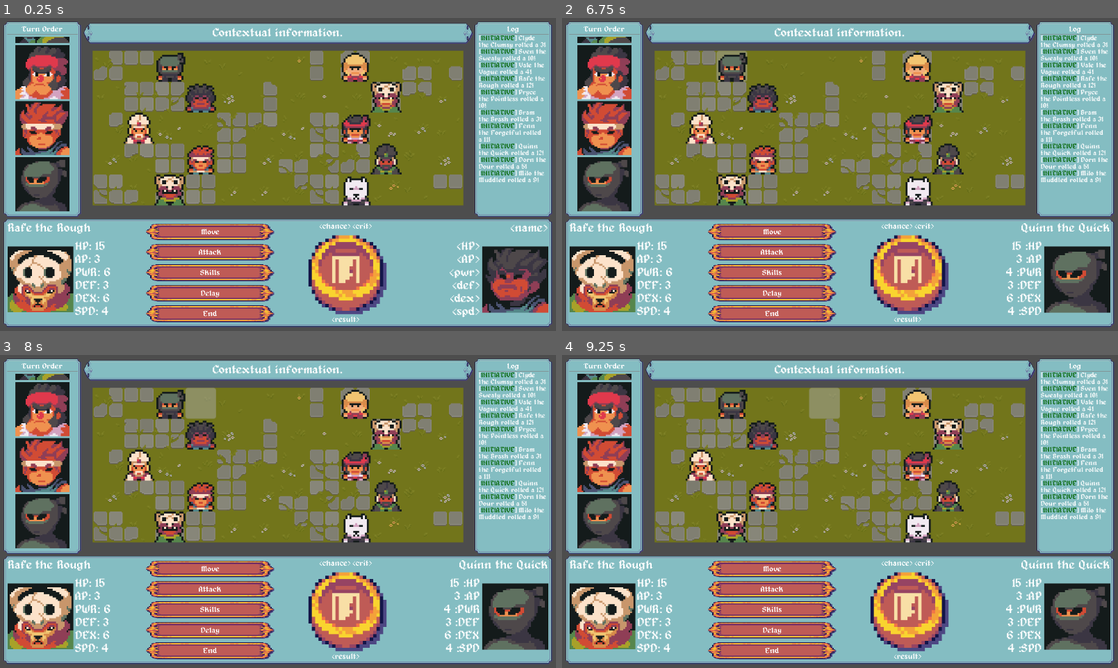
Above: before the commit, frames 1-4 (two rows, left to right).
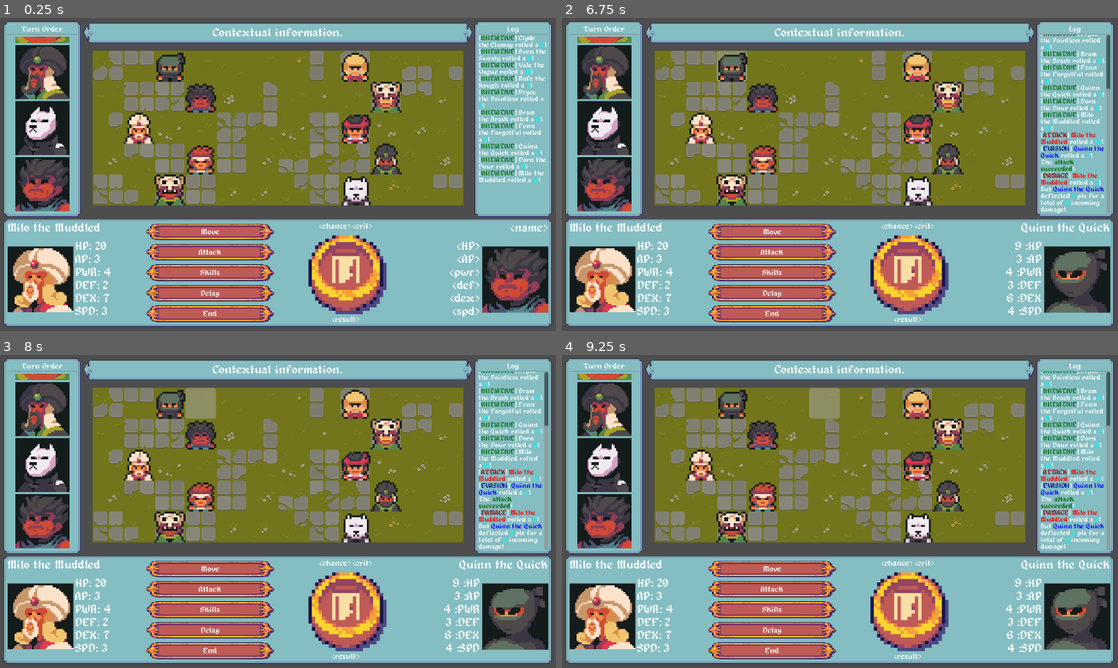
Above: after the commit, the same moments.

Repository: TheOnliestMattastic/Battle-Tactics-Arena
Game: Godot game, scene res://scenes/game.tscn
Two runs of this game, one before a commit and one after it. Both use one fixed random seed, a clock stepped at 60 frames per second and the inputs below.
Inputs (mouse positions are in pixels of both pictures, inside the frame that each line leads up to):
- Up to frame 1 (0.25 s): no input
- Up to frame 2 (6.75 s): click (773, 230) at 0.5 s; click (773, 252) at 1.25 s; click (773, 271) at 2 s; click (773, 293) at 2.75 s; click (773, 315) at 3.5 s; click (906, 271) at 4.25 s; click (667, 64) at 5 s; click (701, 64) at 5.75 s; click (734, 64) at 6.5 s
- Up to frame 3 (8 s): click (200, 401) at 7.25 s
- Up to frame 4 (9.25 s): click (795, 401) at 8 s; click (823, 401) at 8.75 s

The runs differ from the first frame. In frame 1, 6.0% of the frame differs, in the area x 1-99%, y 6-95%; in frame 2, 9.5%, in the area x 1-99%, y 5-95%; in frame 3, 9.5%; in frame 4, 9.5%.

Commit message:
Renamed files and variable to fit new archeticture and developed the foundation for combat system.

Diff:
--- a/resources/brawler_blue.tres
+++ b/resources/brawler_blue.tres
@@ -1,7 +1,7 @@
 [gd_resource type="Resource" script_class="ActorData" format=3 uid="uid://ce5fcrpn2n2dp"]
 
 [ext_resource type="Texture2D" uid="uid://daylhmw7gyq1x" path="res://assets/sprites/chars/brawlerBlue/Faceset.png" id="1_2wcdi"]
-[ext_resource type="Script" uid="uid://h8dpm7kjod7v" path="res://scripts/res/ActorData.gd" id="1_b7uan"]
+[ext_resource type="Script" uid="uid://h8dpm7kjod7v" path="res://scripts/res/res_ActorData.gd" id="1_b7uan"]
 [ext_resource type="Texture2D" uid="uid://dx8g4fidsdy25" path="res://assets/sprites/chars/brawlerBlue/SpriteSheet.png" id="2_bioop"]
 
 [resource]
--- a/resources/brawler_red.tres
+++ b/resources/brawler_red.tres
@@ -1,7 +1,7 @@
 [gd_resource type="Resource" script_class="ActorData" format=3 uid="uid://bku3wcwl3thpp"]
 
 [ext_resource type="Texture2D" uid="uid://frm0ox8svxum" path="res://assets/sprites/chars/brawlerRed/Faceset.png" id="1_76xik"]
-[ext_resource type="Script" uid="uid://h8dpm7kjod7v" path="res://scripts/res/ActorData.gd" id="1_h5ovt"]
+[ext_resource type="Script" uid="uid://h8dpm7kjod7v" path="res://scripts/res/res_ActorData.gd" id="1_h5ovt"]
 [ext_resource type="Texture2D" uid="uid://dgl87xxg0olsn" path="res://assets/sprites/chars/brawlerRed/SpriteSheet.png" id="2_h5ovt"]
 
 [resource]
--- a/resources/fighter_blue.tres
+++ b/resources/fighter_blue.tres
@@ -1,6 +1,6 @@
 [gd_resource type="Resource" script_class="ActorData" format=3 uid="uid://d1g7m63sg7d24"]
 
-[ext_resource type="Script" uid="uid://h8dpm7kjod7v" path="res://scripts/res/ActorData.gd" id="1_2omw7"]
+[ext_resource type="Script" uid="uid://h8dpm7kjod7v" path="res://scripts/res/res_ActorData.gd" id="1_2omw7"]
 [ext_resource type="Texture2D" uid="uid://3x2j26naf6ir" path="res://assets/sprites/chars/fighterBlue/Faceset.png" id="1_4ryjp"]
 [ext_resource type="Texture2D" uid="uid://cdu6ijextkw07" path="res://assets/sprites/chars/fighterBlue/SpriteSheet.png" id="2_2omw7"]
 
--- a/resources/fighter_red.tres
+++ b/resources/fighter_red.tres
@@ -1,6 +1,6 @@
 [gd_resource type="Resource" script_class="ActorData" format=3 uid="uid://u0nuwsc4a5o"]
 
-[ext_resource type="Script" uid="uid://h8dpm7kjod7v" path="res://scripts/res/ActorData.gd" id="1_c4ud8"]
+[ext_resource type="Script" uid="uid://h8dpm7kjod7v" path="res://scripts/res/res_ActorData.gd" id="1_c4ud8"]
 [ext_resource type="Texture2D" uid="uid://dtnjsbdix0ke7" path="res://assets/sprites/chars/fighterRed/Faceset.png" id="1_dqiy0"]
 [ext_resource type="Texture2D" uid="uid://csvwpuf36af6d" path="res://assets/sprites/chars/fighterRed/SpriteSheet.png" id="2_c4ud8"]
 
--- a/resources/ninja_black.tres
+++ b/resources/ninja_black.tres
@@ -1,7 +1,7 @@
 [gd_resource type="Resource" script_class="ActorData" format=3 uid="uid://npyyjre4kfre"]
 
 [ext_resource type="Texture2D" uid="uid://xvaredhneb8w" path="res://assets/sprites/chars/ninjaBlack/Faceset.png" id="1_7uc5x"]
-[ext_resource type="Script" uid="uid://h8dpm7kjod7v" path="res://scripts/res/ActorData.gd" id="1_vutug"]
+[ext_resource type="Script" uid="uid://h8dpm7kjod7v" path="res://scripts/res/res_ActorData.gd" id="1_vutug"]
 [ext_resource type="Texture2D" uid="uid://bcg4yihq0mvi5" path="res://assets/sprites/chars/ninjaBlack/SpriteSheet.png" id="2_iaeln"]
 
 [resource]
--- a/resources/scout_masked.tres
+++ b/resources/scout_masked.tres
@@ -1,7 +1,7 @@
 [gd_resource type="Resource" script_class="ActorData" format=3 uid="uid://cvmd5eo1uvxvj"]
 
 [ext_resource type="Texture2D" uid="uid://mt377b5uvu21" path="res://assets/sprites/chars/scoutMasked/Faceset.png" id="1_4bhcl"]
-[ext_resource type="Script" uid="uid://h8dpm7kjod7v" path="res://scripts/res/ActorData.gd" id="1_yjfyb"]
+[ext_resource type="Script" uid="uid://h8dpm7kjod7v" path="res://scripts/res/res_ActorData.gd" id="1_yjfyb"]
 [ext_resource type="Texture2D" uid="uid://g4lw5e1r3qdn" path="res://assets/sprites/chars/scoutMasked/SpriteSheet.png" id="2_drks0"]
 
 [resource]
--- a/resources/shaman.tres
+++ b/resources/shaman.tres
@@ -1,7 +1,7 @@
 [gd_resource type="Resource" script_class="ActorData" format=3 uid="uid://6vlqkldwdxmc"]
 
 [ext_resource type="Texture2D" uid="uid://dq5c1q1gq41pf" path="res://assets/sprites/chars/shaman/Faceset.png" id="1_8tbdx"]
-[ext_resource type="Script" uid="uid://h8dpm7kjod7v" path="res://scripts/res/ActorData.gd" id="1_gynw0"]
+[ext_resource type="Script" uid="uid://h8dpm7kjod7v" path="res://scripts/res/res_ActorData.gd" id="1_gynw0"]
 [ext_resource type="Texture2D" uid="uid://usmw88akve3x" path="res://assets/sprites/chars/shaman/SpriteSheet.png" id="2_rd4cf"]
 
 [resource]
--- a/resources/shaman_lion.tres
+++ b/resources/shaman_lion.tres
@@ -1,6 +1,6 @@
 [gd_resource type="Resource" script_class="ActorData" format=3 uid="uid://58ok6iwyf4un"]
 
-[ext_resource type="Script" uid="uid://h8dpm7kjod7v" path="res://scripts/res/ActorData.gd" id="1_a2wy4"]
+[ext_resource type="Script" uid="uid://h8dpm7kjod7v" path="res://scripts/res/res_ActorData.gd" id="1_a2wy4"]
 [ext_resource type="Texture2D" uid="uid://dwa81bksgrxcp" path="res://assets/sprites/chars/shaLion/Faceset.png" id="1_hp2y3"]
 [ext_resource type="Texture2D" uid="uid://4rtp1ak25dy0" path="res://assets/sprites/chars/shaLion/SpriteSheet.png" id="2_a2wy4"]
 
--- a/resources/sultan_black.tres
+++ b/resources/sultan_black.tres
@@ -1,7 +1,7 @@
 [gd_resource type="Resource" script_class="ActorData" format=3 uid="uid://c3vls8acqcun3"]
 
 [ext_resource type="Texture2D" uid="uid://7gxcqolshg2u" path="res://assets/sprites/chars/sultanBlack/Faceset.png" id="1_26fel"]
-[ext_resource type="Script" uid="uid://h8dpm7kjod7v" path="res://scripts/res/ActorData.gd" id="1_jmjoq"]
+[ext_resource type="Script" uid="uid://h8dpm7kjod7v" path="res://scripts/res/res_ActorData.gd" id="1_jmjoq"]
 [ext_resource type="Texture2D" uid="uid://csgnw0rr1yas1" path="res://assets/sprites/chars/sultanBlack/SpriteSheet.png" id="2_jmjoq"]
 
 [resource]
--- a/resources/sultan_white.tres
+++ b/resources/sultan_white.tres
@@ -1,6 +1,6 @@
 [gd_resource type="Resource" script_class="ActorData" format=3 uid="uid://bbid3vui80s6q"]
 
-[ext_resource type="Script" uid="uid://h8dpm7kjod7v" path="res://scripts/res/ActorData.gd" id="1_1iiuk"]
+[ext_resource type="Script" uid="uid://h8dpm7kjod7v" path="res://scripts/res/res_ActorData.gd" id="1_1iiuk"]
 [ext_resource type="Texture2D" uid="uid://dw0v1hkhafqdh" path="res://assets/sprites/chars/sultanWhite/Faceset.png" id="1_7eo6l"]
 [ext_resource type="Texture2D" uid="uid://c3lnndut0gnlj" path="res://assets/sprites/chars/sultanWhite/SpriteSheet.png" id="2_yudxj"]
 
--- a/scenes/actor.tscn
+++ b/scenes/actor.tscn
@@ -1,8 +1,8 @@
 [gd_scene format=3 uid="uid://djhx7tehfjcsx"]
 
-[ext_resource type="Script" uid="uid://dmsibkxw0osh4" path="res://scripts/scenes/Actor.gd" id="1_0qi0m"]
+[ext_resource type="Script" uid="uid://dmsibkxw0osh4" path="res://scripts/entities/ent_Actor.gd" id="1_0qi0m"]
 [ext_resource type="Texture2D" uid="uid://dx8g4fidsdy25" path="res://assets/sprites/chars/brawlerBlue/SpriteSheet.png" id="2_35erh"]
-[ext_resource type="Script" uid="uid://cuim36c3j6xxr" path="res://scripts/components/input_component.gd" id="5_0jvkp"]
+[ext_resource type="Script" uid="uid://cuim36c3j6xxr" path="res://scripts/components/cmp_input.gd" id="5_0jvkp"]
 
 [sub_resource type="RectangleShape2D" id="RectangleShape2D_yvbpl"]
 size = Vector2(14, 14)
--- a/scenes/cell.tscn
+++ b/scenes/cell.tscn
@@ -1,6 +1,6 @@
 [gd_scene format=3 uid="uid://oc0dkklawq5y"]
 
-[ext_resource type="Script" uid="uid://s0ysvdhigwbf" path="res://scripts/scenes/Cell.gd" id="1_152gs"]
+[ext_resource type="Script" uid="uid://s0ysvdhigwbf" path="res://scripts/entities/ent_Cell.gd" id="1_152gs"]
 [ext_resource type="Texture2D" uid="uid://bt77eidvhb0ii" path="res://assets/sprites/tilesets/TS_grassBrick-32x32.png" id="2_0s7o3"]
 
 [sub_resource type="StyleBoxEmpty" id="StyleBoxEmpty_152gs"]
--- a/scenes/game.tscn
+++ b/scenes/game.tscn
@@ -1,12 +1,11 @@
 [gd_scene format=3 uid="uid://caq5ijr5geoe7"]
 
-[ext_resource type="Script" uid="uid://djl6x2uatqc3m" path="res://scripts/sys/GameMaster.gd" id="1_kvpfn"]
-[ext_resource type="Script" uid="uid://kw6ykvqc8uep" path="res://scripts/sys/CombatSystem.gd" id="2_pl11u"]
-[ext_resource type="Script" uid="uid://d0jh2l0cccxn5" path="res://scripts/sys/RenderSystem.gd" id="3_bt5mj"]
+[ext_resource type="Script" uid="uid://djl6x2uatqc3m" path="res://scripts/sys/sys_GameMaster.gd" id="1_kvpfn"]
+[ext_resource type="Script" uid="uid://d0jh2l0cccxn5" path="res://scripts/sys/sys_DisplayManager.gd" id="2_e1j6l"]
 [ext_resource type="Texture2D" uid="uid://d04wyb7jkprij" path="res://assets/sprites/ui/header2.png" id="3_lnu2h"]
 [ext_resource type="Texture2D" uid="uid://nopuwc8dbyvd" path="res://assets/sprites/ui/panel4.png" id="4_lbhrr"]
 [ext_resource type="FontFile" uid="uid://dbo5gvh0p6oil" path="res://assets/alagard.ttf" id="4_p57ef"]
-[ext_resource type="Script" uid="uid://p6423cwds4dw" path="res://scripts/utils/scrollbox.gd" id="5_gee14"]
+[ext_resource type="Script" uid="uid://p6423cwds4dw" path="res://scripts/utils/utl_scrollbox.gd" id="5_gee14"]
 [ext_resource type="PackedScene" uid="uid://sv3c1o1hl810" path="res://scenes/portrait.tscn" id="7_pl11u"]
 [ext_resource type="Texture2D" uid="uid://bxgnpb8oxqmdb" path="res://assets/sprites/ui/buttonexit.png" id="8_0tnpc"]
 [ext_resource type="Texture2D" uid="uid://be0tq4i3oce1p" path="res://assets/sprites/ui/buttondragon1.png" id="8_vtaks"]
@@ -14,9 +13,10 @@
 [ext_resource type="Resource" uid="uid://ce5fcrpn2n2dp" path="res://resources/brawler_blue.tres" id="11_264po"]
 [ext_resource type="PackedScene" uid="uid://djhx7tehfjcsx" path="res://scenes/actor.tscn" id="11_kvpfn"]
 [ext_resource type="Resource" uid="uid://d1g7m63sg7d24" path="res://resources/fighter_blue.tres" id="12_1kice"]
-[ext_resource type="Script" uid="uid://dh1hogrsri5ru" path="res://scripts/sys/Grid.gd" id="12_e1j6l"]
+[ext_resource type="Script" uid="uid://dh1hogrsri5ru" path="res://scripts/entities/ent_Grid.gd" id="12_e1j6l"]
 [ext_resource type="PackedScene" uid="uid://oc0dkklawq5y" path="res://scenes/cell.tscn" id="12_pl11u"]
 [ext_resource type="Resource" uid="uid://npyyjre4kfre" path="res://resources/ninja_black.tres" id="13_5newe"]
+[ext_resource type="Script" uid="uid://kw6ykvqc8uep" path="res://scripts/sys/sys_CombatManager.gd" id="13_pl11u"]
 [ext_resource type="Resource" uid="uid://6vlqkldwdxmc" path="res://resources/shaman.tres" id="14_37s47"]
 [ext_resource type="Resource" uid="uid://bbid3vui80s6q" path="res://resources/sultan_white.tres" id="15_bt5mj"]
 [ext_resource type="Resource" uid="uid://bku3wcwl3thpp" path="res://resources/brawler_red.tres" id="16_e1j6l"]
@@ -95,7 +95,7 @@
 grow_horizontal = 2
 grow_vertical = 2
 mouse_filter = 1
-script = ExtResource("3_bt5mj")
+script = ExtResource("2_e1j6l")
 metadata/_edit_lock_ = true
 
 [node name="HUD" type="MarginContainer" parent="UI" unique_id=1752919572]
@@ -851,7 +851,7 @@
 unique_name_in_owner = true
 z_index = 5
 position = Vector2(-384, -256)
-script = ExtResource("2_pl11u")
+script = ExtResource("13_pl11u")
 
 [node name="Vanguard" type="Node2D" parent="Actors" unique_id=442984596]
 
--- a/scenes/portrait.tscn
+++ b/scenes/portrait.tscn
@@ -1,7 +1,7 @@
 [gd_scene format=3 uid="uid://sv3c1o1hl810"]
 
 [ext_resource type="Texture2D" uid="uid://daylhmw7gyq1x" path="res://assets/sprites/chars/brawlerBlue/Faceset.png" id="1_tlpwk"]
-[ext_resource type="Script" uid="uid://bsd08msxa38kp" path="res://scripts/scenes/Portrait.gd" id="2_et3kn"]
+[ext_resource type="Script" uid="uid://bsd08msxa38kp" path="res://scripts/entities/ent_Portrait.gd" id="2_et3kn"]
 
 [node name="Portrait" type="TextureRect" unique_id=22324220]
 texture = ExtResource("1_tlpwk")
--- a/scripts/sys/CombatSystem.gd
+++ b/scripts/sys/sys_CombatManager.gd
@@ -1,9 +1,9 @@
-class_name CombatSystem
+class_name CombatManager
 extends Node
 
 @onready var grid_map: Grid = %GridMap
 
-func roll_init(queue: Array[Actor]) -> void:
+func roll_for_init(queue: Array[Actor]) -> void:
 	for actor in queue: Manifest.combatants[actor]["init"] = Dice.roll_d10() + actor.data.spd
 	queue.sort_custom(func(a, b): return Manifest.combatants[a]["init"] > Manifest.combatants[b]["init"])
 
@@ -41,11 +41,38 @@
 				if is_friendly == same_alignment: targets.append(target_pos)
 	return targets
 
-func roll_attack(attacker: Actor, defender: Actor) -> Dictionary:
+func roll_for_attack(attacker: Actor, defender: Actor) -> Dictionary:
 	var results: Dictionary
+	var hit_mod = attacker.data.dex
 	var evasion_mod = defender.data.dex + defender.data.spd
-	var hit_result = Dice.roll_dice_plus(2, 6, attacker.data.dex)
-	var evasion_result = Dice.roll_dice_plus(1, 6, evasion_mod)
-	results[attacker] = hit_result
-	results[defender] = evasion_result
+	var hit_roll = Dice.roll_dice_plus(2, 6, hit_mod)
+	var evasion_roll = Dice.roll_dice_plus(1, 6, evasion_mod)
+	results["success"] = hit_roll >= evasion_roll
+	results["attacker"] = attacker
+	results["defender"] = defender
+	results["hit"] = hit_roll
+	results["evasion"] = evasion_roll
 	return results
+
+func roll_for_damage(attacker: Actor, defender: Actor) -> Dictionary:
+	var results: Dictionary
+	var damage_mod = attacker.data.pwr
+	var damage_roll = Dice.roll_dice(damage_mod, 4)
+	var deflected = defender.data.def
+	results["attacker"] = attacker
+	results["defender"] = defender
+	results["raw"] = damage_roll
+	results["deflected"] = deflected
+	results["incoming"] = max(int(damage_roll - deflected), 0)
+	return results
+
+func apply_damage(results: Dictionary) -> void:
+	var damage = results.get("incoming")
+	var defender = results.get("defender")
+	var hp = Manifest.combatants[defender]["HP"]
+	var result = hp - damage
+	if result > 0 : Manifest.combatants[defender]["HP"] = result
+	else: actor_defeated(defender)
+
+func actor_defeated(actor: Actor) -> void:
+	return print("dead")
--- a/scripts/sys/RenderSystem.gd
+++ b/scripts/sys/sys_DisplayManager.gd
@@ -1,5 +1,5 @@
 @tool
-class_name RenderSystem
+class_name DisplayManager
 extends Control
 
 # === Config ===
@@ -10,7 +10,7 @@
 @onready var combat_log: RichTextLabel = %CombatLog
 @onready var game_master: GameMaster = $".."
 @onready var grid_map: Grid = %GridMap
-@onready var combat_system: CombatSystem = %Actors
+@onready var combat_manager: CombatManager = %Actors
 
 # === Display Queue Info ===
 func display_queue(queue: Array[Actor]) -> void:
@@ -68,7 +68,21 @@
 # === Diplay Init Rolls ===
 func log_init() -> void:
 	for combatant in Manifest.combatants:
-		combat_log.append_text("[[color=darkgreen]INITIATIVE[/color]] " + combatant.data.name + " rolled a " + str(Manifest.combatants[combatant]["init"]) + "![br]")
+		combat_log.append_text("[[color=darkgreen]INITIATIVE[/color]] " + combatant.data.name + " rolled a [color=cyan]" + str(Manifest.combatants[combatant]["init"]) + "[/color]![br]")
+
+func log_hit_results(results) -> void:
+	var attacker = results.get("attacker")
+	var defender = results.get("defender")
+	var successful = results.get("success")
+	combat_log.append_text("[[color=darkred]ATTACK[/color]] [color=red]" + attacker.data.name + "[/color] rolled a [color=cyan]" + str(results.get("hit")) + "[/color]![br]")
+	combat_log.append_text("[[color=darkblue]EVASION[/color]] [color=blue]" + defender.data.name + "[/color] rolled a [color=cyan]" + str(results.get("evasion")) + "[/color]![br]")
+	if successful: combat_log.append_text("The [color=darkgreen]attack succeeded[/color]![br]")
+	else: combat_log.append_text("The [color=red]attack failed[/color] to land. [color=blue]" + defender.data.name + "[/color] successfully evaded the attack![br]")
+
+func log_damage_results(results) -> void:
+	var attacker = results.get("attacker")
+	var defender = results.get("defender")
+	combat_log.append_text("[[color=darkred]DAMAGE[/color]] [color=red]" + attacker.data.name + "[/color] rolled a [color=cyan]" + str(results["raw"]) + "[/color]! But [color=blue]" + defender.data.name + "[/color] deflected [color=cyan]" + str(results["deflected"]) + "[/color] pts for a total of [color=cyan]" + str(results["incoming"]) + "[/color] incoming damage![br]")
 
 # === Toggle Move State ===
 func _on_move_button_pressed() -> void:
@@ -79,19 +93,19 @@
 	game_master.toggle_state(GameMaster.State.ATTACK)
 
 # === Calculate range ===
-var in_range = []
-var targets = []
 func highlight_range(actor: Actor, state: GameMaster.State) -> void:
+	var in_range = []
+	var targets = []
 	match state:
 		GameMaster.State.MOVE:
 			in_range.clear()
 			targets.clear()
-			in_range = combat_system.get_cells_in_range(actor)
-			targets = combat_system.get_targets_in_range(actor, 2)
+			in_range = combat_manager.get_cells_in_range(actor)
+			targets = combat_manager.get_targets_in_range(actor, 2)
 			grid_map.highlight_cells(in_range, state)
 			grid_map.highlight_cells(targets, GameMaster.State.ATTACK)
 
 		GameMaster.State.ATTACK:
 			targets.clear()
-			targets = combat_system.get_targets_in_range(actor, 2)
+			targets = combat_manager.get_targets_in_range(actor, 2)
 			grid_map.highlight_cells(targets, state)
--- a/scripts/sys/GameMaster.gd
+++ b/scripts/sys/sys_GameMaster.gd
@@ -15,29 +15,29 @@
 var current_state: State = State.IDLE
 
 # === Systems ===
-@onready var combat_system: CombatSystem = %Actors
-@onready var render_system: RenderSystem = %UI
+@onready var combat_manager: CombatManager = %Actors
+@onready var display_manager: DisplayManager = %UI
 @onready var grid_map: Grid = %GridMap
 
 # === On Startup ===
 func _ready() -> void:
-	var flank = combat_system.get_child(0).get_children()
-	var vanguard = combat_system.get_child(1).get_children()
+	var flank = combat_manager.get_child(0).get_children()
+	var vanguard = combat_manager.get_child(1).get_children()
 	Manifest.queue.append_array(vanguard)
 	Manifest.queue.append_array(flank)
 	Manifest.add_combatants(Manifest.queue)
 
 	for combatant in Manifest.combatants: grid_map.toggle_obstacle(Vector2i(combatant.position) / CELL_SIZE, true)
 
-	combat_system.roll_init(Manifest.queue)
-	render_system.log_init()
-	render_system.display_queue(Manifest.queue)
-	combat_system.initiate_turn(Manifest.queue)
+	combat_manager.roll_for_init(Manifest.queue)
+	display_manager.log_init()
+	display_manager.display_queue(Manifest.queue)
+	combat_manager.initiate_turn(Manifest.queue)
 
 # === Per Frame ===
 func _process(delta: float) -> void:
 	for combatant in Manifest.combatants:
-		if combatant.target: render_system.display_target(combatant)
+		if combatant.target: display_manager.display_target(combatant)
 
 # === When User Selects a Cell ===
 func _on_grid_map_cell_pressed(coords: Vector2i) -> void:
@@ -71,16 +71,17 @@
 		State.ATTACK:
 			var attacker = Manifest.queue[0]
 			var target = Manifest.gridmap.get(coords)
-			if target:
-				var results = combat_system.roll_attack(attacker, target)
-				print(results)
+			if not target: return print("No target...")
 
+			# calculate hit and log
+			var results = combat_manager.roll_for_attack(attacker, target)
+			display_manager.log_hit_results(results)
+			if not results.get("success"): return print("No damage to calculate.")
 
-
-
-			else: print("No target...")
-
-
+			# calculate damage and log
+			var damage = combat_manager.roll_for_damage(attacker, target)
+			display_manager.log_damage_results(damage)
+			combat_manager.apply_damage(damage)
 
 
 		_: print("[I AM ERROR] Unknown state")
@@ -97,7 +98,7 @@
 			grid_map.clear_highlights()
 		State.MOVE:
 			grid_map.clear_highlights()
-			render_system.highlight_range(Manifest.queue[0], current_state)
+			display_manager.highlight_range(Manifest.queue[0], current_state)
 		State.ATTACK:
 			grid_map.clear_highlights()
-			render_system.highlight_range(Manifest.queue[0], current_state)
+			display_manager.highlight_range(Manifest.queue[0], current_state)
--- a/scripts/utils/dice.gd
+++ b/scripts/utils/utl_dice.gd
@@ -1,3 +1,4 @@
+# dice.gd
 extends Node
 
 var rng := RandomNumberGenerator.new()
--- a/scripts/utils/manifest.gd
+++ b/scripts/utils/utl_manifest.gd
@@ -1,3 +1,4 @@
+# manifest.gd
 extends Node
 
 # === Globals ===
Renamed: scripts/components/input_component.gd -> scripts/components/cmp_input.gd
Renamed: scripts/components/input_component.gd.uid -> scripts/components/cmp_input.gd.uid
Renamed: scripts/scenes/Actor.gd -> scripts/entities/ent_Actor.gd
Renamed: scripts/scenes/Actor.gd.uid -> scripts/entities/ent_Actor.gd.uid
Renamed: scripts/scenes/Cell.gd -> scripts/entities/ent_Cell.gd
Renamed: scripts/scenes/Cell.gd.uid -> scripts/entities/ent_Cell.gd.uid
Renamed: scripts/sys/Grid.gd -> scripts/entities/ent_Grid.gd
Renamed: scripts/sys/Grid.gd.uid -> scripts/entities/ent_Grid.gd.uid
Renamed: scripts/scenes/Portrait.gd -> scripts/entities/ent_Portrait.gd
Renamed: scripts/scenes/Portrait.gd.uid -> scripts/entities/ent_Portrait.gd.uid
Renamed: scripts/res/ActorData.gd -> scripts/res/res_ActorData.gd
Renamed: scripts/res/ActorData.gd.uid -> scripts/res/res_ActorData.gd.uid
(and 7 more such lines)
